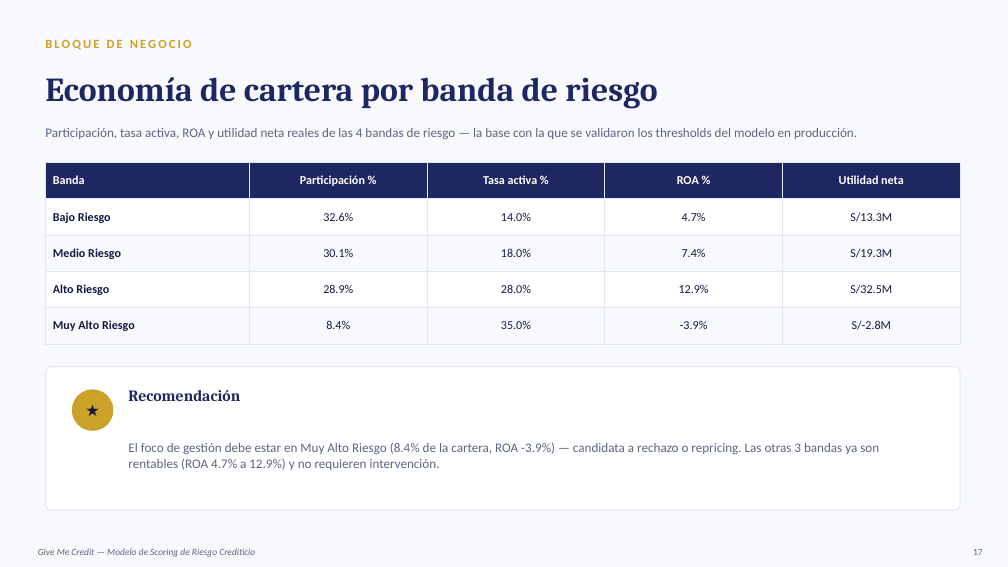
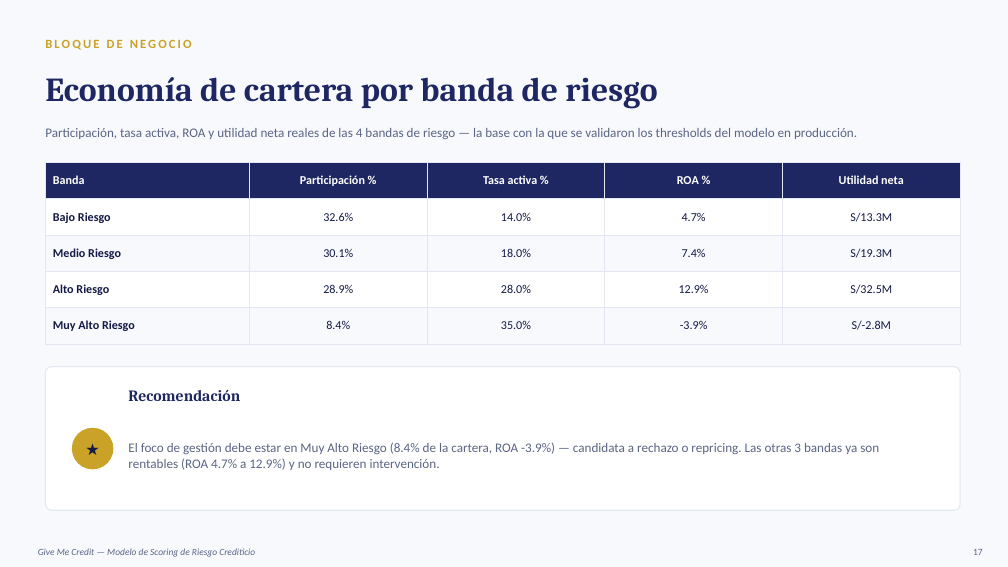
Before and after one commit to davidrodriguez2712/proyecto-riesgo-credito, a slide deck: slide 17 of presentacion/Resumen_Presentacion.pptx. Drawn at 1008x567 pixels with LibreOffice and Linux fonts; fonts in the diff are those of the drawing. Boxes give left, top, right and bottom in pixels: in the first picture for what was removed or moved away, otherwise in the second. Text is boxed around its words. In the diff, an @@ line names an element or a change of style, - is before the commit and + after.

```diff
--- a/presentacion/Resumen_Presentacion.pptx
+++ b/presentacion/Resumen_Presentacion.pptx
@@ ellipse moved from (x1=72, y1=389, x2=113, y2=431) to (x1=72, y1=428, x2=113, y2=470) @@
@@ text "★" moved from (x1=72, y1=389, x2=113, y2=431) to (x1=72, y1=428, x2=113, y2=470) @@
```
Also in this commit, not shown: 8 other slides changed, 1 slide removed, 9 other files.
